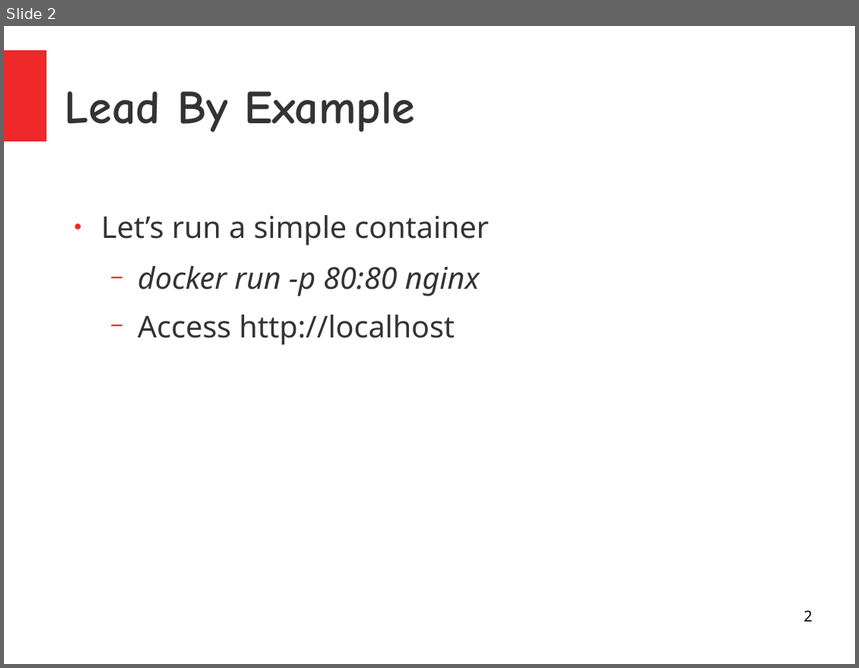
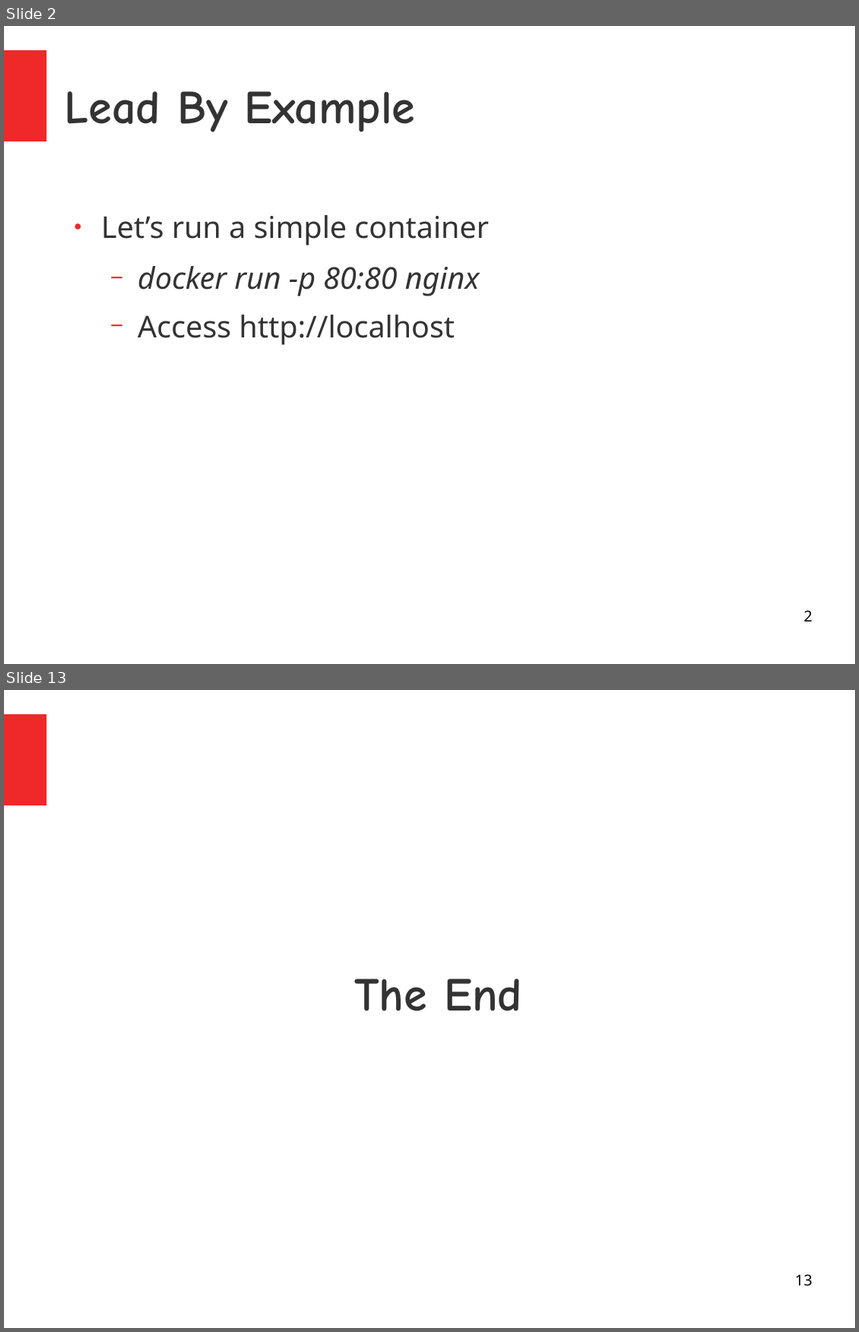
Before and after one commit to kislaykishore/microservices, a slide deck: Containers.odp. Shown one above the other, each under a label of ours: slide 2 before the commit, slides 2 and 13 after it; the slides between them are not shown. The pictures are 859x668 and 859x1332 pixels, drawn with LibreOffice and Linux fonts; fonts in the diff are those of the drawing. Boxes give left, top, right and bottom in pixels: in the first picture for what was removed or moved away, otherwise in the second. Text is boxed around its words. In the diff, an @@ line names an element or a change of style, - is before the commit and + after.

```diff
--- a/Containers.odp
+++ b/Containers.odp
@@ slide 13 added at (x1=4, y1=690, x2=855, y2=1328), background #FFFFFF; not listed: 1 template element that a slide beside it also shows @@
@@ title added at (x1=354, y1=979, x2=522, y2=1011), 44 pt, text #333333, bold @@
+The End
@@ page number added at (x1=795, y1=1274, x2=813, y2=1287), 14 pt, text #000000 @@
+13
```
Also in this commit, not shown: 6 slides changed, 4 other slides added, 1 slide removed.
